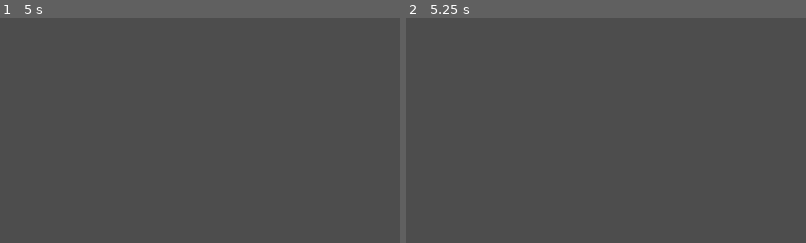
Above: before the commit, frames 1-2 (left to right).
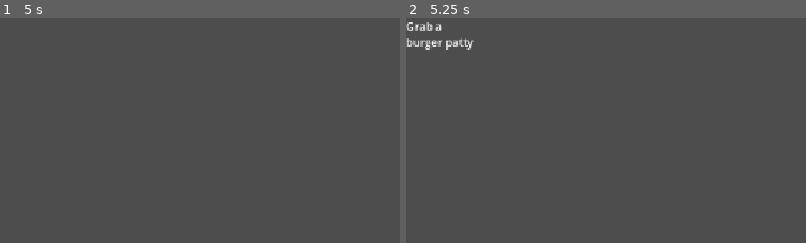
Above: after the commit, the same moments.

Repository: AlexLietha/Slacker
Game: Godot game, scene res://Scenes/test.tscn
Same seed, same stepped clock (60 frames per second), same inputs: the game is played once before the commit and once after it. The project has no main scene, so this scene is started directly.
Inputs (mouse positions are % of the whole screen's width and height, from its top left):
- Up to frame 1 (5 s): tap Enter at 0.5, 3.5 s; move the mouse to (55, 50) at 0.52 s; hold W (moveForward) from 0.53 s (still down); tap E (interact) every 0.75 s from 0.6 to 4.35 s; move the mouse to (45, 50) at 1.27 s; move the mouse to (52, 48) at 2.02 s; tap Space at 2.75, 4.25 s; move the mouse to (49, 52) at 2.77 s; move the mouse to (57, 51) at 3.52 s; move the mouse to (42, 49) at 4.27 s
- Up to frame 2 (5.25 s): keep holding W (moveForward); tap Enter at 5 s; move the mouse to (51, 50) at 5.02 s; tap E (interact) at 5.1 s
The pictures show only the part of the screen within x 0-50%, y 0-50%; the shares and areas given below are measured in that part.

Frame 1 is identical in both runs. In frame 2, 0.6% of the frame differs, in the area x 0-17%, y 1-15%.

Commit message:
order system

Diff:
--- /dev/null
+++ b/slacker/Orders & Tasks/Orders/Burger.tres
@@ -0,0 +1,32 @@
+[gd_resource type="Resource" script_class="Order" format=3 uid="uid://bbio8i71walkb"]
+
+[ext_resource type="Script" uid="uid://cl0p37mk4yal2" path="res://Scripts/Orders/Order.gd" id="1_8i4oq"]
+[ext_resource type="Script" uid="uid://dpgnkwpxdfj0e" path="res://Scripts/Orders/TasksSteps.gd" id="2_drrk0"]
+
+[sub_resource type="Resource" id="Resource_8i4oq"]
+script = ExtResource("2_drrk0")
+description = "Grab a burger patty"
+type = 2
+target_id = "rawBurgerPatty"
+metadata/_custom_type_script = "uid://dpgnkwpxdfj0e"
+
+[sub_resource type="Resource" id="Resource_drrk0"]
+script = ExtResource("2_drrk0")
+description = "Place burger patty on grill"
+type = 1
+target_id = "grill"
+metadata/_custom_type_script = "uid://dpgnkwpxdfj0e"
+
+[sub_resource type="Resource" id="Resource_qe4jl"]
+script = ExtResource("2_drrk0")
+description = "Deliver cooked burger to waitress"
+target_id = "waitress"
+metadata/_custom_type_script = "uid://dpgnkwpxdfj0e"
+
+[resource]
+script = ExtResource("1_8i4oq")
+order_id = "burger"
+title = "1 Burger"
+description = "A customer wants a hamburger."
+steps = Array[ExtResource("2_drrk0")]([SubResource("Resource_8i4oq"), SubResource("Resource_drrk0"), SubResource("Resource_qe4jl")])
+metadata/_custom_type_script = "uid://cl0p37mk4yal2"
--- /dev/null
+++ b/slacker/Orders & Tasks/Steps/Burger/Cook Burger.tres
@@ -0,0 +1,10 @@
+[gd_resource type="Resource" script_class="TaskStep" format=3 uid="uid://c56bkth80s5nc"]
+
+[ext_resource type="Script" uid="uid://dpgnkwpxdfj0e" path="res://Scripts/Orders/TasksSteps.gd" id="1_2qwdc"]
+
+[resource]
+script = ExtResource("1_2qwdc")
+description = "Place burger patty on grill"
+type = 1
+target_id = "grill"
+metadata/_custom_type_script = "uid://dpgnkwpxdfj0e"
--- /dev/null
+++ b/slacker/Orders & Tasks/Steps/Burger/Deliver Burger.tres
@@ -0,0 +1,9 @@
+[gd_resource type="Resource" script_class="TaskStep" format=3 uid="uid://d2sj0d04ixhwg"]
+
+[ext_resource type="Script" uid="uid://dpgnkwpxdfj0e" path="res://Scripts/Orders/TasksSteps.gd" id="1_kon5p"]
+
+[resource]
+script = ExtResource("1_kon5p")
+description = "Deliver cooked burger to waitress"
+target_id = "waitress"
+metadata/_custom_type_script = "uid://dpgnkwpxdfj0e"
--- /dev/null
+++ b/slacker/Orders & Tasks/Steps/Burger/Grab Burger.tres
@@ -0,0 +1,10 @@
+[gd_resource type="Resource" script_class="TaskStep" format=3 uid="uid://ca82serf05jjd"]
+
+[ext_resource type="Script" uid="uid://dpgnkwpxdfj0e" path="res://Scripts/Orders/TasksSteps.gd" id="1_a127b"]
+
+[resource]
+script = ExtResource("1_a127b")
+description = "Grab a burger patty"
+type = 2
+target_id = "rawBurgerPatty"
+metadata/_custom_type_script = "uid://dpgnkwpxdfj0e"
--- /dev/null
+++ b/slacker/Scenes/IDComponent.gd
@@ -0,0 +1,12 @@
+extends Node
+class_name IDComponent
+
+# ID for quests
+@export var item_quest_id : String
+
+
+func GetID() -> String:
+	return item_quest_id
+
+func ChangeQuestID(new_id : String):
+	item_quest_id = new_id
--- /dev/null
+++ b/slacker/Scenes/OrderElement.tscn
@@ -0,0 +1,10 @@
+[gd_scene format=3 uid="uid://cxe7n7y8rwwnj"]
+
+[ext_resource type="Script" uid="uid://bf44617ntag05" path="res://Scripts/Orders/UI/order_ui.gd" id="1_6oaq1"]
+
+[node name="Control" type="RichTextLabel" unique_id=1026540578]
+anchor_right = 1.0
+anchor_bottom = 1.0
+grow_horizontal = 2
+grow_vertical = 2
+script = ExtResource("1_6oaq1")
--- a/slacker/Scenes/grabbable_object.tscn
+++ b/slacker/Scenes/grabbable_object.tscn
@@ -3,6 +3,7 @@
 [ext_resource type="Script" uid="uid://ddlch850wo3no" path="res://Scripts/grabbable_object.gd" id="1_g5dvv"]
 [ext_resource type="Script" uid="uid://8hid0kygyi71" path="res://Scripts/interactible_component.gd" id="2_74iel"]
 [ext_resource type="Script" uid="uid://6fa7wffcrtgs" path="res://Scripts/grabbable_component.gd" id="3_3vkii"]
+[ext_resource type="Script" uid="uid://c051513rs7gnq" path="res://Scenes/IDComponent.gd" id="4_74iel"]
 
 [sub_resource type="CylinderShape3D" id="CylinderShape3D_7jh4o"]
 height = 0.03
@@ -11,11 +12,12 @@
 [sub_resource type="StandardMaterial3D" id="StandardMaterial3D_7jh4o"]
 albedo_color = Color(1, 0, 0, 1)
 
-[node name="grabbableObject" type="RigidBody3D" unique_id=844689755 node_paths=PackedStringArray("interactableComponent", "grabbableComponent")]
+[node name="grabbableObject" type="RigidBody3D" unique_id=844689755 node_paths=PackedStringArray("interactableComponent", "grabbableComponent", "idComponent")]
 collision_layer = 3
 script = ExtResource("1_g5dvv")
 interactableComponent = NodePath("InteractableComponent")
 grabbableComponent = NodePath("GrabbableComponent")
+idComponent = NodePath("IDComponent")
 
 [node name="InteractableComponent" type="Node" parent="." unique_id=56224242]
 script = ExtResource("2_74iel")
@@ -30,3 +32,7 @@
 radius = 0.1
 height = 0.03
 material = SubResource("StandardMaterial3D_7jh4o")
+
+[node name="IDComponent" type="Node" parent="." unique_id=1670629019]
+script = ExtResource("4_74iel")
+item_quest_id = "rawBurgerPatty"
--- a/slacker/Scenes/player.tscn
+++ b/slacker/Scenes/player.tscn
@@ -2,6 +2,7 @@
 
 [ext_resource type="Script" uid="uid://j5kxh4tou35y" path="res://Scripts/interaction.gd" id="1_3vyb7"]
 [ext_resource type="Script" uid="uid://dqpaw7ty68pbe" path="res://Scripts/playerMovement.gd" id="1_g2els"]
+[ext_resource type="Script" uid="uid://3i2b3c7mfewl" path="res://Scripts/Orders/UI/order_list.gd" id="3_6t5aa"]
 
 [sub_resource type="BoxShape3D" id="BoxShape3D_7jh4o"]
 size = Vector3(0.6, 1, 0.15)
@@ -25,9 +26,9 @@
 transform = Transform3D(1, 0, 0, 0, 1, 0, 0, 0, 1, 0, 0.5, 0)
 shape = SubResource("BoxShape3D_7jh4o")
 
-[node name="Crosshair" type="CanvasLayer" parent="." unique_id=762339402]
+[node name="UI" type="CanvasLayer" parent="." unique_id=762339402]
 
-[node name="Label" type="Label" parent="Crosshair" unique_id=1229928161]
+[node name="CrossHair" type="Label" parent="UI" unique_id=1229928161]
 anchors_preset = 15
 anchor_right = 1.0
 anchor_bottom = 1.0
@@ -38,5 +39,13 @@
 horizontal_alignment = 1
 vertical_alignment = 1
 
+[node name="Order List" type="VBoxContainer" parent="UI" unique_id=871812656]
+anchors_preset = 9
+anchor_bottom = 1.0
+offset_right = 100.0
+grow_vertical = 2
+size_flags_horizontal = 3
+script = ExtResource("3_6t5aa")
+
 [node name="GrabbedObjectPosition" type="Node3D" parent="." unique_id=1229670346]
 transform = Transform3D(1, 0, 0, 0, 1, 0, 0, 0, 1, 0, 0.5223994, -0.27243695)
--- /dev/null
+++ b/slacker/Scripts/Orders/Order.gd
@@ -0,0 +1,43 @@
+extends Resource
+class_name Order
+
+@export var order_id: String
+@export var title: String
+@export_multiline var description: String
+
+@export var steps: Array[TaskStep] = []
+
+var instance_id: String = ""
+var current_step_index: int = 0
+var completed: bool = false
+
+
+func get_current_step() -> TaskStep:
+	if completed:
+		return null
+
+	if current_step_index >= steps.size():
+		return null
+
+	return steps[current_step_index]
+
+
+func advance() -> void:
+	if completed:
+		return
+
+	current_step_index += 1
+
+	if current_step_index >= steps.size():
+		completed = true
+
+
+func check_progress() -> void:
+	print("Checked Order Progress")
+	var step := get_current_step()
+
+	if step == null:
+		return
+
+	if step.completed:
+		advance()
--- /dev/null
+++ b/slacker/Scripts/Orders/OrderSpawner.gd
@@ -0,0 +1,24 @@
+extends Node
+
+
+var all_orders : Array[Order] = [preload("res://Orders & Tasks/Orders/Burger.tres")]
+var canSpawn = true
+
+
+func _ready() -> void:
+	StartSpawningOrder()
+
+func NewOrder():
+	var new_order = all_orders.pick_random()
+	OrderManager.start_order(new_order)
+
+func StartSpawningOrder():
+	canSpawn = true
+	while canSpawn:
+
+		await get_tree().create_timer(5).timeout
+		NewOrder()
+
+
+func StopSpawningOrder():
+	canSpawn = false
--- /dev/null
+++ b/slacker/Scripts/Orders/TasksSteps.gd
@@ -0,0 +1,45 @@
+extends Resource
+class_name TaskStep
+
+enum StepType{
+	Deliver,
+	Cook,
+	Retrieve
+}
+
+@export var description: String
+@export var type: StepType
+
+# Used depending on the step type
+@export var target_id: String
+@export var required_amount: int = 1
+
+var current_amount: int = 0
+var completed: bool = false
+
+
+func progress(amount: int = 1) -> void:
+	if completed:
+		return
+
+	current_amount += amount
+
+	if current_amount >= required_amount:
+		current_amount = required_amount
+		completed = true
+
+func matches_event(event_type: String, event_target: String) -> bool:
+	var expected_type := ""
+
+	match type:
+		StepType.Deliver:
+			expected_type = "Deliver"
+
+		StepType.Retrieve:
+			expected_type = "Retrieve"
+
+		StepType.Cook:
+			expected_type = "Cook"
+
+
+	return expected_type == event_type and target_id == event_target
--- /dev/null
+++ b/slacker/Scripts/Orders/UI/order_list.gd
@@ -0,0 +1,31 @@
+extends VBoxContainer
+
+func _ready() -> void:
+	OrderManager.StartedOrder.connect(AddOrder)
+	OrderManager.AdvancedOrder.connect(UpdateOrder)
+	OrderManager.CompletedOrder.connect(DeleteOrder)
+
+func AddOrder(order: Order) -> void:
+	var label = OrderElement.new()
+	add_child(label)
+	label.order = order
+	label.fit_content = true
+	label.text = order.get_current_step().description
+
+func UpdateOrder(order: Order) -> void:
+	print("Updating Order UI")
+	for child in get_children():
+		if child is not OrderElement:
+			return
+
+		if child.order == order:
+			child.text = order.get_current_step().description
+	pass
+
+func DeleteOrder(order: Order) -> void:
+	for child in get_children():
+		if child is not OrderElement:
+			return
+
+		if child.order == order:
+			remove_child(child)
--- /dev/null
+++ b/slacker/Scripts/Orders/UI/order_ui.gd
@@ -0,0 +1,10 @@
+extends RichTextLabel
+class_name OrderElement
+
+@export var order: Order
+
+func _ready() -> void:
+	pass
+
+func UpdateText():
+	text = order.get_current_step().description
--- /dev/null
+++ b/slacker/Scripts/Orders/order_manager.gd
@@ -0,0 +1,73 @@
+extends Node
+
+
+var active_orders: Dictionary = {}
+var completed_orders: Dictionary = {}
+
+signal StartedOrder(order: Order)
+signal AdvancedOrder(order: Order)
+signal CompletedOrder(order: Order)
+
+
+func start_order(order_template: Order) -> Order:
+	var order: Order = order_template.duplicate(true)
+
+	order.instance_id = generate_instance_id(order.order_id)
+	active_orders[order.instance_id] = order
+
+	StartedOrder.emit(order)
+	print("Started order: ", order.title)
+	print("Instance ID: ", order.instance_id)
+	#print("active orders:", active_orders)
+
+	return order
+
+
+func generate_instance_id(order_id: String) -> String:
+	return order_id + "_" + str(Time.get_ticks_usec())
+
+
+func get_order(instance_id: String) -> Order:
+	return active_orders.get(instance_id)
+
+
+func get_active_orders() -> Array:
+	return active_orders.values()
+
+
+func report_event(event_type: String, target_id: String, amount: int = 1) -> void:
+
+	for order in active_orders.values():
+		var step: TaskStep = order.get_current_step()
+
+		if step == null:
+			continue
+
+		if step.matches_event(event_type, target_id):
+			step.progress(amount)
+
+			print(
+				order.title,
+				": ",
+				step.description,
+				" ",
+				step.current_amount,
+				"/",
+				step.required_amount
+			)
+
+			order.check_progress()
+			AdvancedOrder.emit(order)
+			if order.completed:
+				complete_order(order)
+				CompletedOrder.emit(order)
+		return
+
+
+func complete_order(order: Order) -> void:
+	active_orders.erase(order.instance_id)
+
+	completed_orders[order.instance_id] = order
+
+	CompletedOrder.emit(order)
+	print("Order completed: ", order.title)
--- a/slacker/Scripts/grabbable_object.gd
+++ b/slacker/Scripts/grabbable_object.gd
@@ -2,7 +2,7 @@
 
 @export var interactableComponent: InteractableComponent
 @export var grabbableComponent: GrabbableComponent
-
+@export var idComponent: IDComponent
 
 func _ready() -> void:
 	interactableComponent.GetSignal().connect(Grab)
@@ -15,6 +15,7 @@
 	self.reparent(grabber.get_child(4))
 	self.position = Vector3.ZERO
 	self.freeze = true
+	OrderManager.report_event("Retrieve", idComponent.GetID(), 1)
 	#grabber.get_child(0).get_child(0).canInteract = false
 	set_collision_layer_value(2, false)
 
--- a/slacker/project.godot
+++ b/slacker/project.godot
@@ -13,6 +13,11 @@
 config/name="Slacker"
 config/features=PackedStringArray("4.7", "Forward Plus")
 config/icon="res://icon.svg"
+
+[autoload]
+
+OrderManager="*uid://cpir08gy7664s"
+OrderSpawner="*uid://bw2xmgt2xt2a2"
 
 [display]
 
Not shown, added: slacker/Scenes/IDComponent.gd.uid
Not shown, added: slacker/Scripts/Orders/Order.gd.uid
Not shown, added: slacker/Scripts/Orders/OrderSpawner.gd.uid
Not shown, added: slacker/Scripts/Orders/TasksSteps.gd.uid
Not shown, added: slacker/Scripts/Orders/UI/order_list.gd.uid
Not shown, added: slacker/Scripts/Orders/UI/order_ui.gd.uid
Not shown, added: slacker/Scripts/Orders/order_manager.gd.uid
